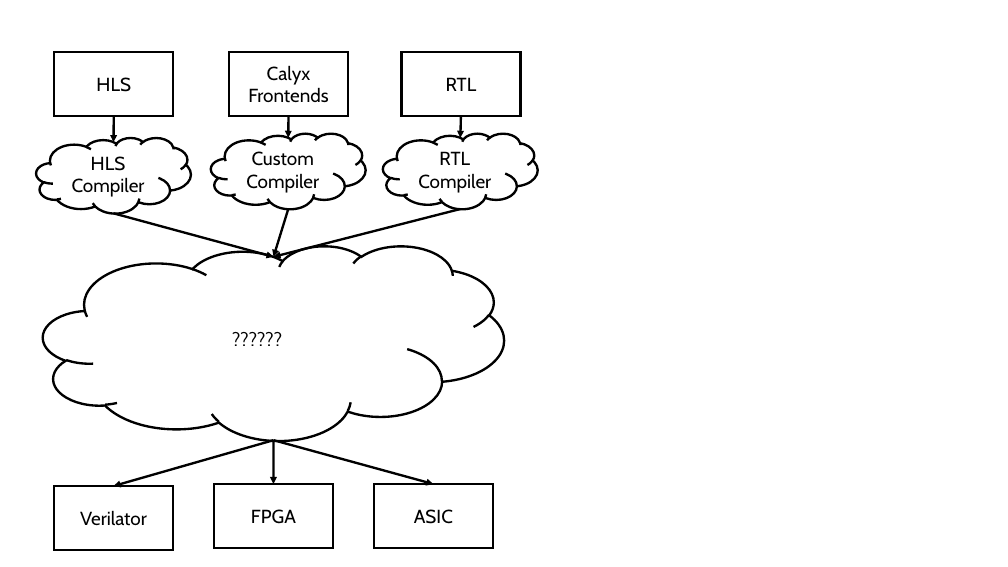
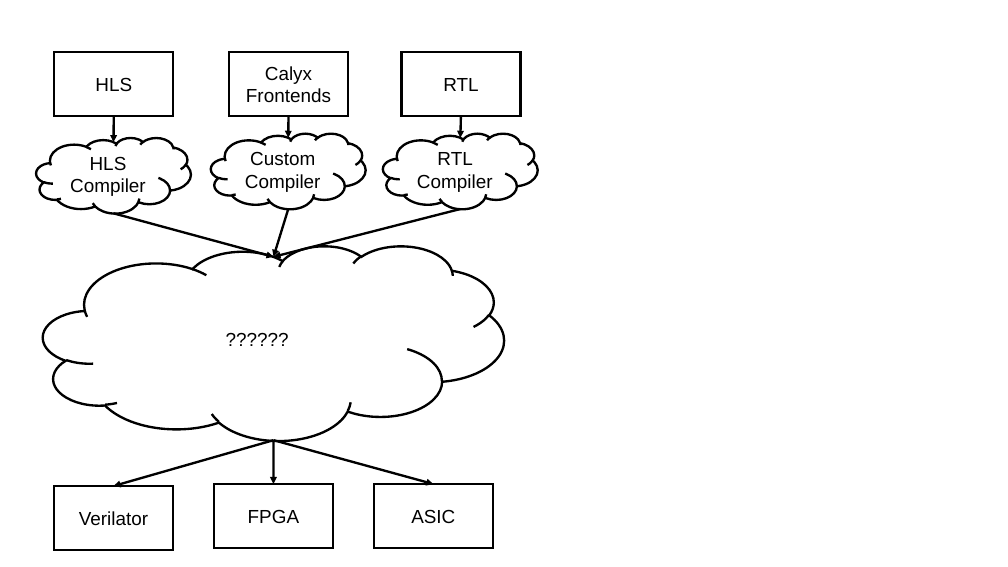
Before and after one commit to vighneshiyer/publications, a slide deck: slide 7 of figs/latte24/figs.pptx (slide 6 before the commit). Drawn at 1008x567 pixels with LibreOffice and Linux fonts; fonts in the diff are those of the drawing. Boxes give left, top, right and bottom in pixels: in the first picture for what was removed or moved away, otherwise in the second. Text is boxed around its words. In the diff, an @@ line names an element or a change of style, - is before the commit and + after.

```diff
--- a/figs/latte24/figs.pptx
+++ b/figs/latte24/figs.pptx
@@ font Cabin to Arial in 10 elements at bbox=[54, 52, 173, 116], bbox=[402, 52, 520, 116], bbox=[54, 486, 173, 550], bbox=[214, 484, 333, 547], bbox=[374, 484, 493, 547], bbox=[229, 52, 348, 116], bbox=[36, 138, 191, 213], bbox=[211, 134, 366, 209], bbox=[383, 134, 538, 209], bbox=[43, 246, 504, 441] @@
```
Also in this commit, not shown: 7 other slides changed, 2 slides added, 1 slide removed, 8 other files.
